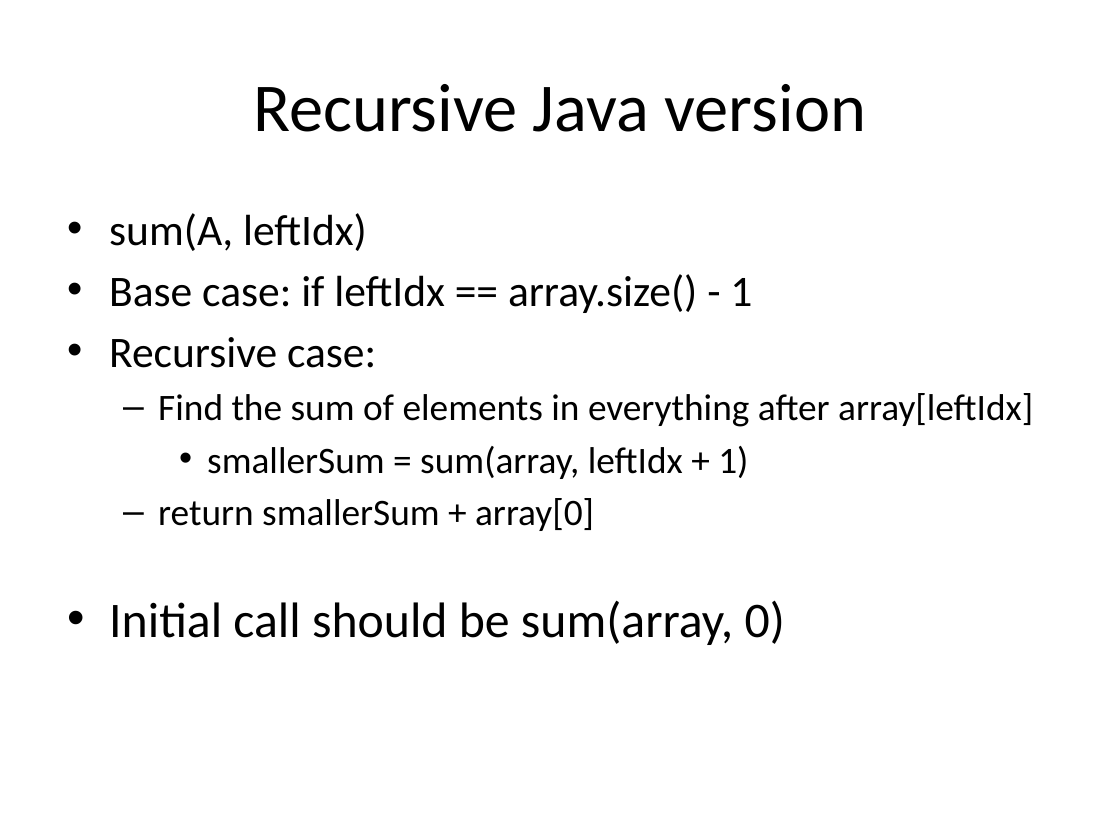
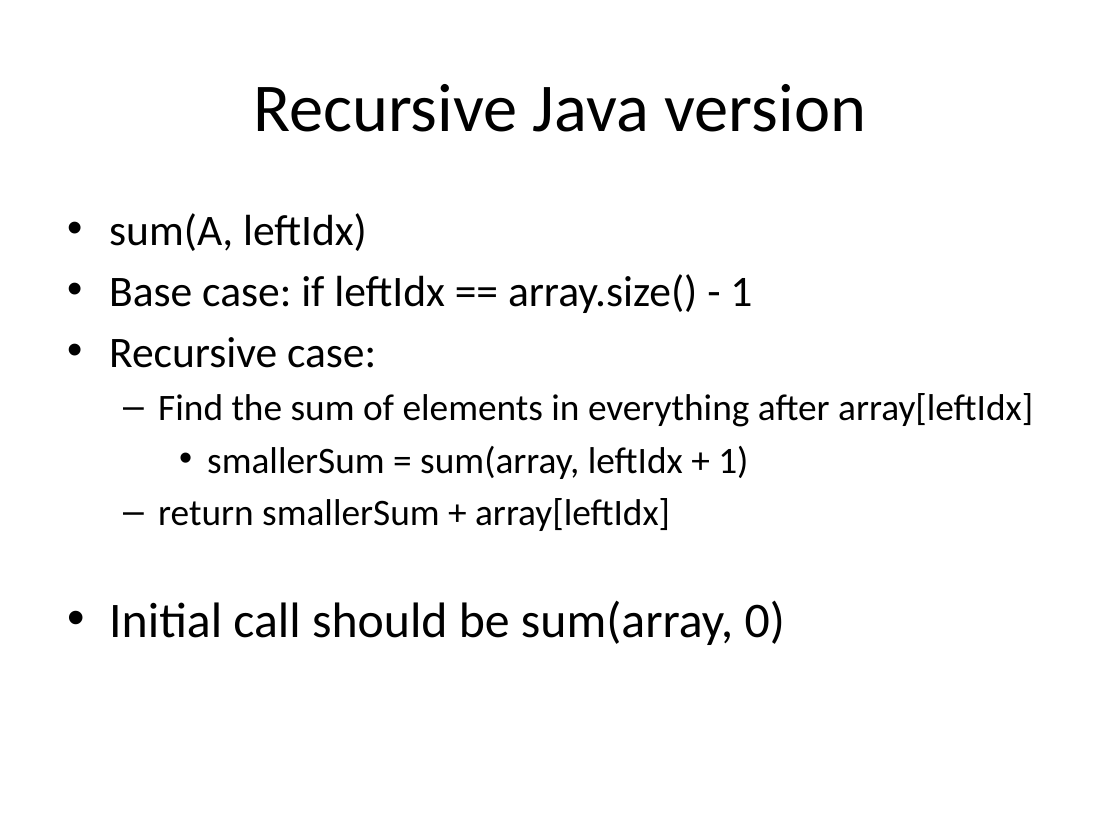
Before and after one commit to pkirlin/pl-s23, a slide deck: slide 29 of lectures/recursion/day4-binsearch-slides.pptx. Drawn at 1120x840 pixels with LibreOffice and Linux fonts; fonts in the diff are those of the drawing. Boxes give left, top, right and bottom in pixels: in the first picture for what was removed or moved away, otherwise in the second. Text is boxed around its words. In the diff, an @@ line names an element or a change of style, - is before the commit and + after.

```diff
--- a/lectures/recursion/day4-binsearch-slides.pptx
+++ b/lectures/recursion/day4-binsearch-slides.pptx
@@ text at bbox=[158, 498, 670, 531]: text changed @@
-  – return smallerSum + array[0]
+  – return smallerSum + array[leftIdx]
```
Also in this commit, not shown: 1 other file.
